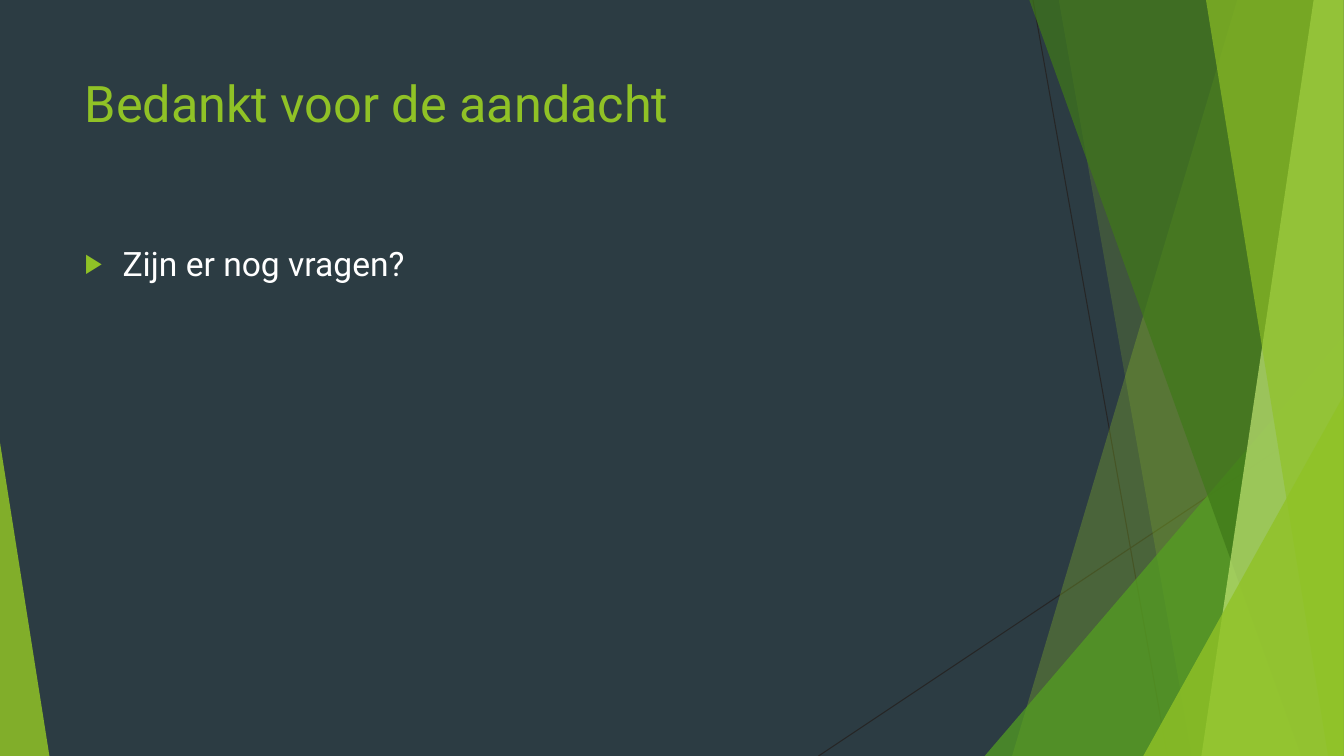
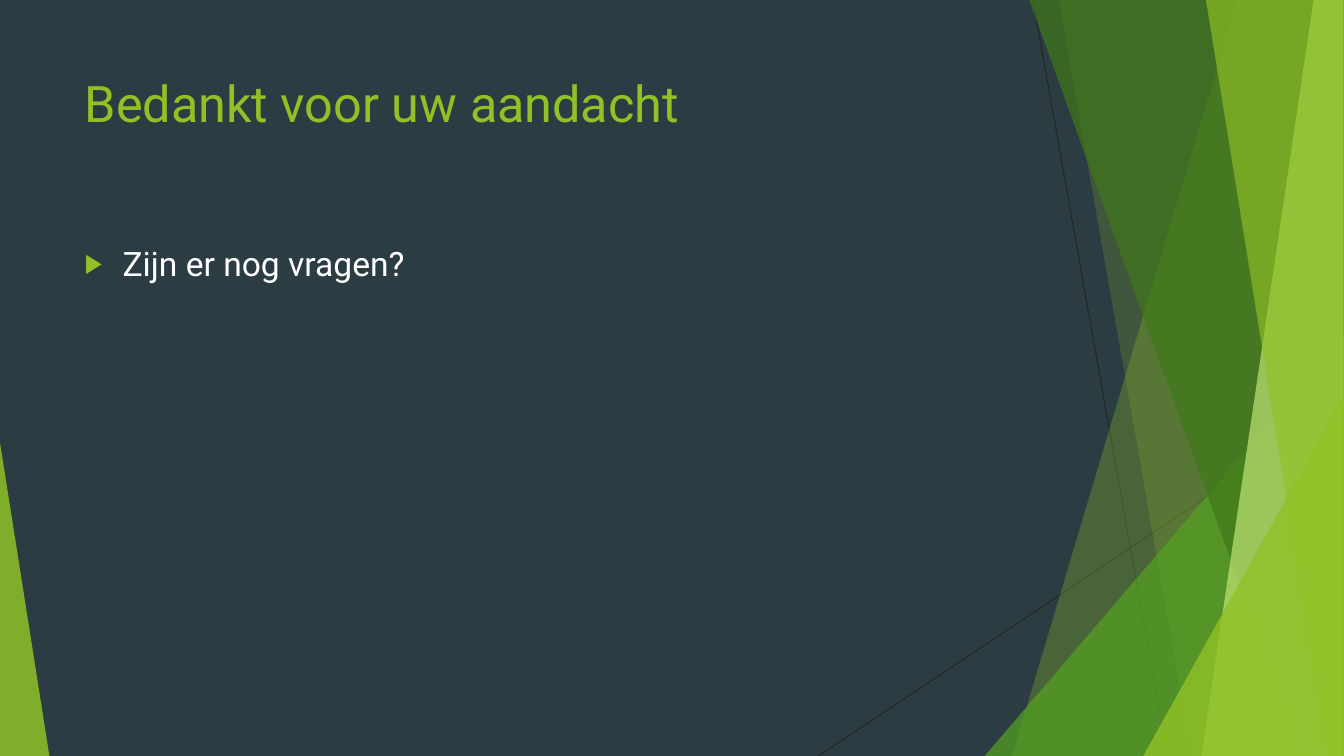
Before and after one commit to BM4GIT/PA-competitie, a slide deck: slide 7 of 2018-2019/ABC Autobewaking/Documenten/Presentatie.pptx. Drawn at 1344x756 pixels with LibreOffice and Linux fonts; fonts in the diff are those of the drawing. Boxes give left, top, right and bottom in pixels: in the first picture for what was removed or moved away, otherwise in the second. Text is boxed around its words. In the diff, an @@ line names an element or a change of style, - is before the commit and + after.

```diff
--- a/2018-2019/ABC Autobewaking/Documenten/Presentatie.pptx
+++ b/2018-2019/ABC Autobewaking/Documenten/Presentatie.pptx
@@ title at box(85, 84, 679, 123): text changed @@
-Bedankt voor de aandacht
+Bedankt voor uw aandacht
```
Also in this commit, not shown: 4 other slides changed, 1 slide added, 1 slide removed, 51 other files.
